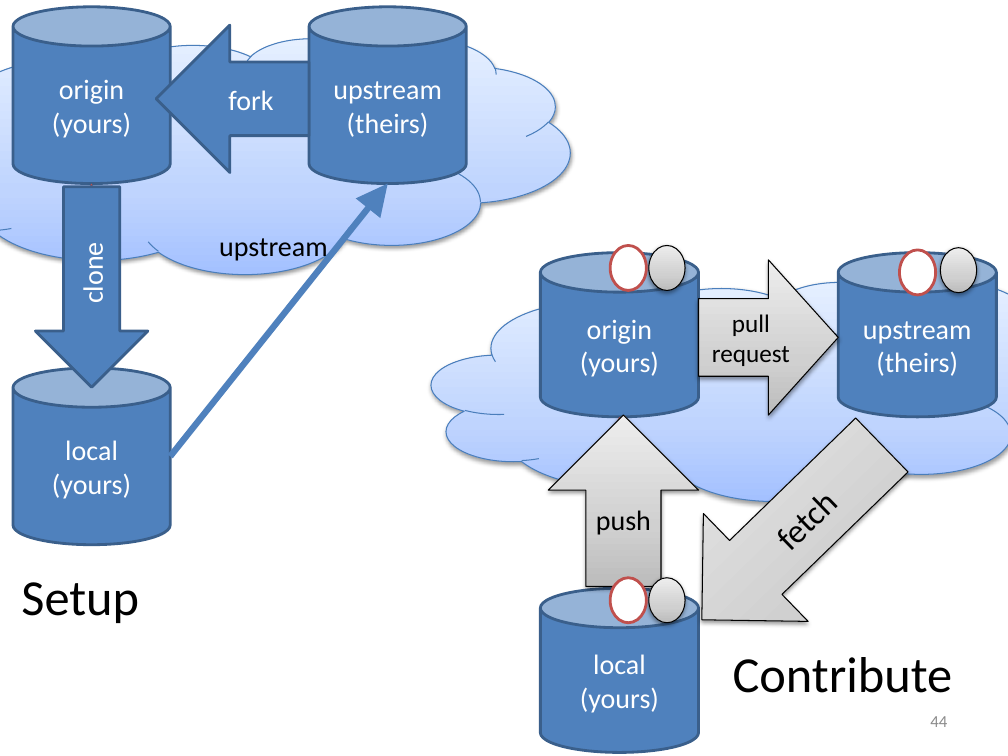
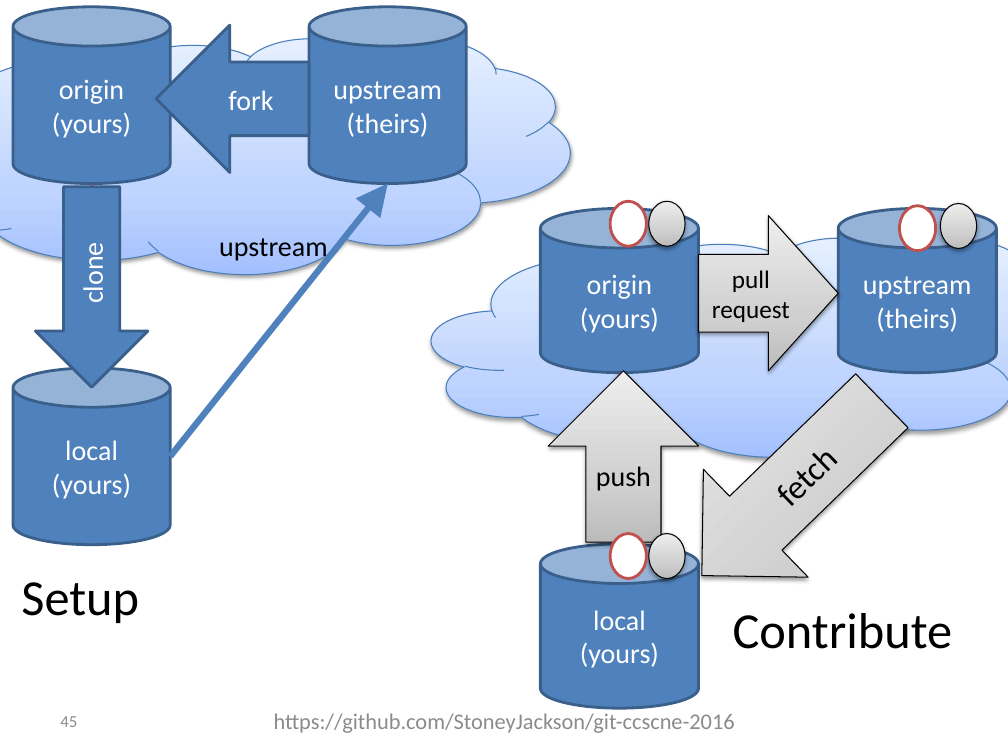
Before and after one commit to foss2serve/github-workflow-activity, a slide deck: slide 45 of tutorial2/presentation.pptx (slide 44 before the commit). Drawn at 1008x756 pixels with LibreOffice and Linux fonts; fonts in the diff are those of the drawing; background and template pictures are left out. Boxes give left, top, right and bottom in pixels: in the first picture for what was removed or moved away, otherwise in the second. Text is boxed around its words. In the diff, an @@ line names an element or a change of style, - is before the commit and + after.

```diff
--- a/tutorial2/presentation.pptx
+++ b/tutorial2/presentation.pptx
@@ 6 ellipses, 3 cylinders, 2 arrows, 1 up arrow, 1 left arrow, 1 right arrow, 1 text, 1 cloud: place and size @@
-6 ellipses, 3 cylinders, 2 arrows, 1 up arrow, 1 left arrow, 1 right arrow, 1 text, 1 cloud at box(431, 246, 1008, 753)
+6 ellipses, 3 cylinders, 2 arrows, 1 up arrow, 1 left arrow, 1 right arrow, 1 text, 1 cloud at box(431, 202, 1008, 709)
@@ page number added at box(60, 716, 77, 727), 12 pt, text #8C8C8C @@
+45
@@ text added at box(274, 713, 735, 733), 16 pt, text #8C8C8C @@
+https://github.com/StoneyJackson/git-ccscne-2016
@@ page number removed at box(930, 716, 947, 727) @@
-44
```
Also in this commit, not shown: 43 other slides changed, 1 slide added.
